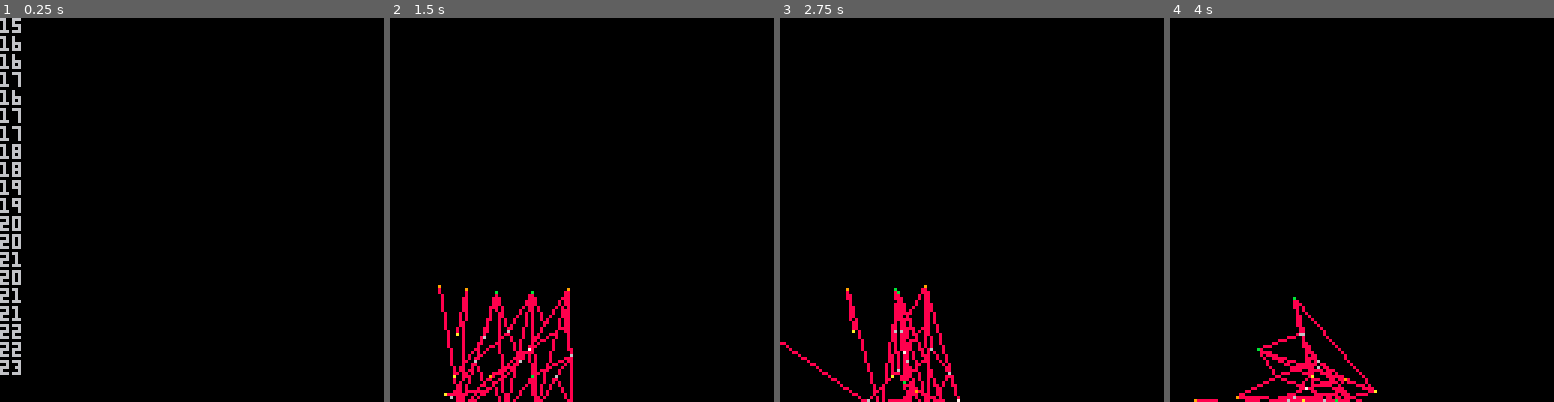
Above: before the commit, frames 1-4 (left to right).
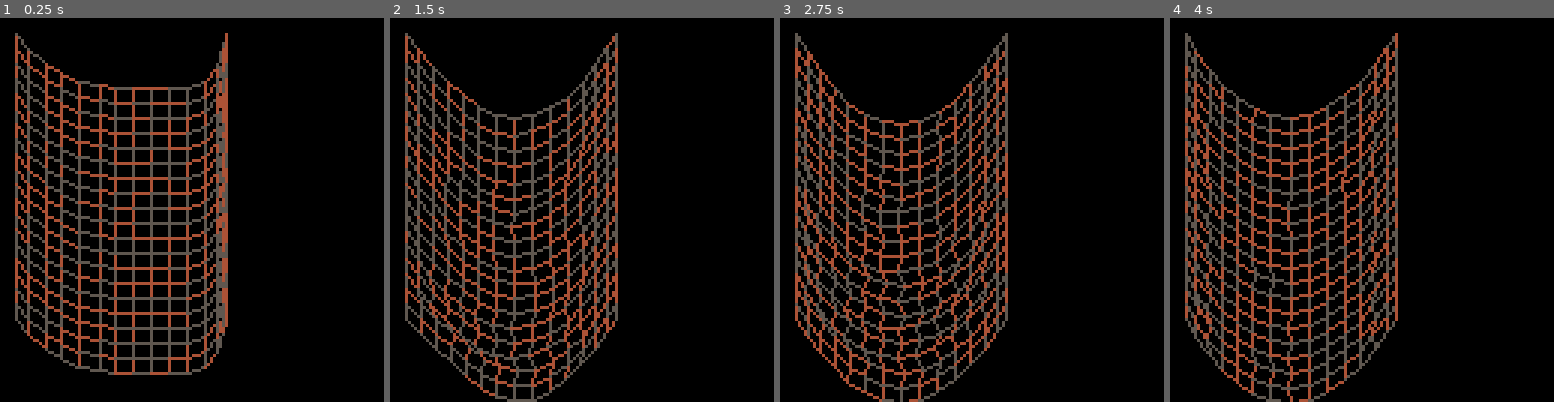
Above: after the commit, the same moments.

Repository: cauli/picobox
Game: PICO-8 cartridge cloth.p8
The game is run twice, just before and just after one commit, with the same random seed, the same clock (stepped at 60 frames per second) and the same inputs.
Inputs:
- Up to frame 1 (0.25 s): no input
- Up to frame 2 (1.5 s): no input
- Up to frame 3 (2.75 s): hold Right 1.6-2.1 s; hold Up 2.15-2.42 s; hold Right from 2.47 s (still down)
- Up to frame 4 (4 s): release Right at 3.03 s; hold Left 3.08-3.58 s; hold Down 3.63-3.97 s

The runs differ from the first frame. In frame 1, 18% of the frame differs, in the area x 0-60%, y 0-93%; in frame 2, 19%, in the area x 3-60%, y 3-100%; in frame 3, 18%; in frame 4, 18%.

Commit message:
Fixes "cloth" demo. Using 15x20 points to run smoothly on my computer.

Diff:
--- a/cloth.p8
+++ b/cloth.p8
@@ -7,11 +7,11 @@
 
 -- physics parameters
 gravity = 0.3
-friction = 0.899
+friction = 0.999
 bounce = 0.9
 
 --
-max_points = 100
+max_points = 1000
 x = 20
 y = 20
 points = {}
@@ -66,7 +66,10 @@
 end
 
 function draw_stick(s)
-  color(8)
+
+
+  color(4+flr(rnd(2)))
+
   line(s.p0.x,s.p0.y,s.p1.x,s.p1.y)
 end
 
@@ -87,16 +90,16 @@
 
   if(s.p0.fixed)then
   	s.p1.x += 2*offsetx
-	s.p1.y += 2*offsety
+	  s.p1.y += 2*offsety
   else
   	if(s.p1.fixed)then
-  	  s.p0.x -= 2*offsetx
+  	s.p0.x -= 2*offsetx
 	  s.p0.y -= 2*offsety
   	else
   	  s.p0.x -= offsetx
-	  s.p0.y -= offsety
-	  s.p1.x += offsetx
-	  s.p1.y += offsety
+	    s.p0.y -= offsety
+	    s.p1.x += offsetx
+	    s.p1.y += offsety
   	end
   end
 end
@@ -105,8 +108,8 @@
 function move_point(p)
 
   if(p.fixed)then
-   p.x = x
-   p.y = y
+   --p.x = x
+   --p.y = y
    return false
   end
 
@@ -158,7 +161,7 @@
   rectfill(0,0,128,128)
 
   foreach(sticks, draw_stick)
-  foreach(points, draw_point)
+ -- foreach(points, draw_point)
 end
 
 
@@ -171,44 +174,39 @@
 
  lastpnt = {}
 
- spacing = 10
-
- rows = 5
- cols = 5
+ spacing = 5
+
+ rows = 15
+ cols = 20
 
  for r=1,rows do
   for c=1,cols do
+
+  if( (r == 1) or (r == rows))then
+   pnt = make_point(r*spacing,c*spacing,true)
+  else
    pnt = make_point(r*spacing,c*spacing)
+  end
 
    if (count(points) < max_points) then
-	add(points, pnt)
+	  add(points, pnt)
    end
-
-
-    --if(c>1)then
-    --  make_stick(points[r * (cols-1) + c], points[r-1 * (cols-1) + c])
-    --end
   end
  end
 
  for r=1,rows do
   for c=1,cols do
+    -- CONNECT HORIZONTALLY
     if(r>1)then
-      print((r*(cols-1))+c-1)
-      print((r*(cols-1))+c)
-
-      make_stick(points[(r*(cols-1))+c-1],points[(r*(cols-1))+c])
+      make_stick(points[((r-1)*(cols))+c],points[((r-2)*(cols))+c])
     end
 
+    -- CONNECT VERTICALLY
     if(c>1)then
-      make_stick(points[(r*(cols-1))+c],points[((r-1)*(cols-1))+c])
+      make_stick(points[((r-1)*(cols))+c-1],points[((r-1)*(cols))+c])
     end
   end
  end
-
-
-
- make_stick(points[1], points[10])
 
 end
 
Not shown, changed: README.md
